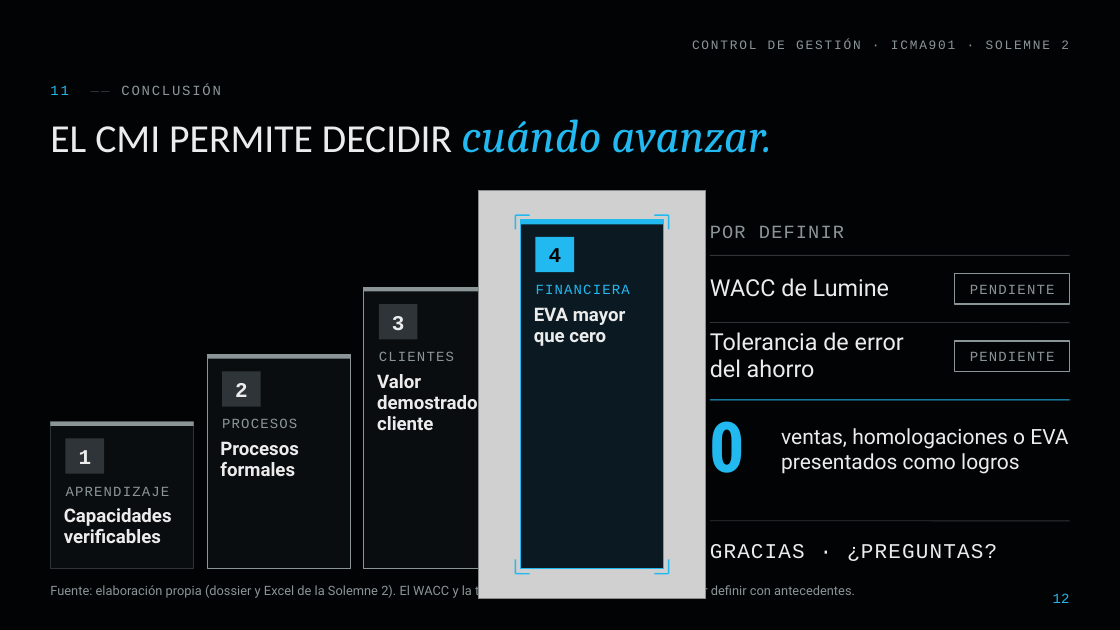
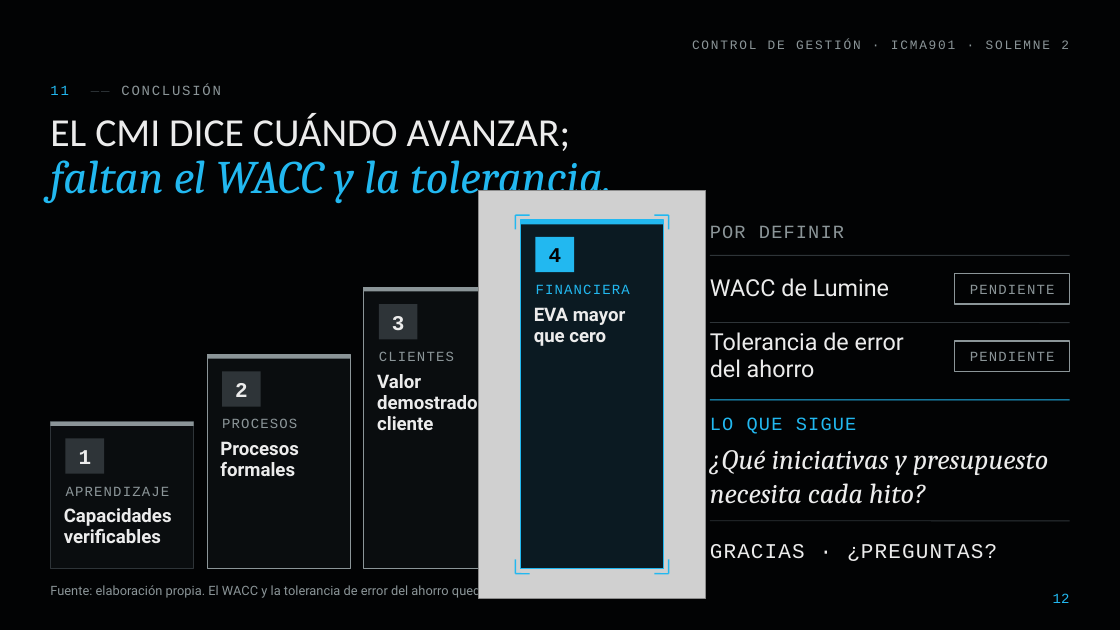
Before and after one commit to diegoaam0109-ux/lumine, a slide deck: slide 12 of solemne-2/Lumine_Solemne2_CMI_Control_de_Gestion.pptx. Drawn at 1120x630 pixels with LibreOffice and Linux fonts; fonts in the diff are those of the drawing; grey boxes stand for pictures; background and template pictures are left out. Boxes give left, top, right and bottom in pixels: in the first picture for what was removed or moved away, otherwise in the second. Text is boxed around its words. In the diff, an @@ line names an element or a change of style, - is before the commit and + after.

```diff
--- a/solemne-2/Lumine_Solemne2_CMI_Control_de_Gestion.pptx
+++ b/solemne-2/Lumine_Solemne2_CMI_Control_de_Gestion.pptx
@@ title at [50, 113, 611, 204]: text changed; size 34 to 40 pt; font Calibri to Cambria; text colour #ECECEC to #22B8F0; italic on @@
-EL CMI PERMITE DECIDIR cuándo avanzar.
+EL CMI DICE CUÁNDO AVANZAR;
+faltan el WACC y la tolerancia.
@@ text added at [710, 417, 856, 434], 16 pt, text #22B8F0 @@
+LO QUE SIGUE
@@ text "¿Qué iniciativas y presupuesto necesita ..." at [710, 450, 1048, 504]: vertical alignment middle to top @@
@@ text removed at [710, 421, 745, 473] @@
-0
@@ text at [710, 450, 1048, 504]: text changed; size 18 to 24 pt; font Roboto to Cambria; italic on @@
-ventas, homologaciones o EVA presentados como logros
+¿Qué iniciativas y presupuesto necesita cada hito?
@@ text at [50, 583, 664, 599]: text changed @@
-Fuente: elaboración propia (dossier y Excel de la Solemne 2). El WACC y la tolerancia de error del ahorro quedan por definir con antecedentes.
+Fuente: elaboración propia. El WACC y la tolerancia de error del ahorro quedan por definir con antecedentes.
```
Also in this commit, not shown: 8 other slides changed, 12 slides added, 2 slides removed, 10 other files.
